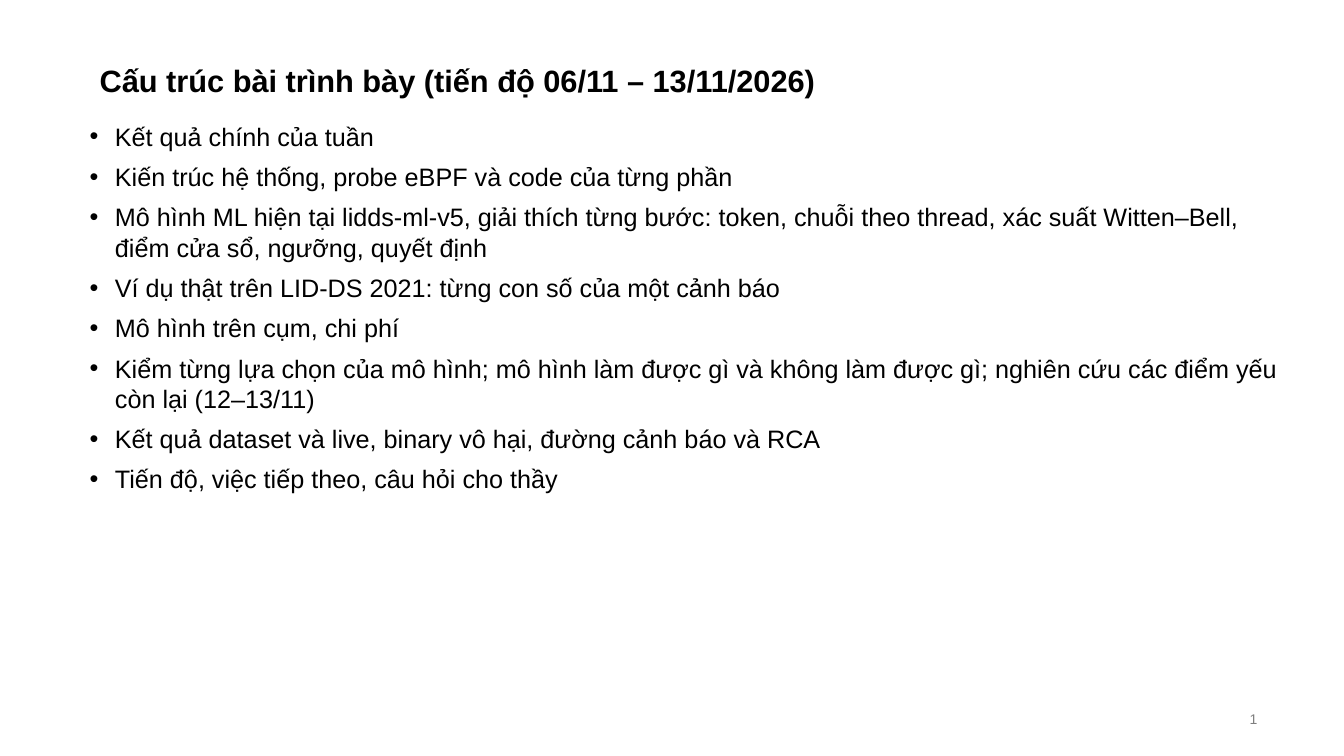
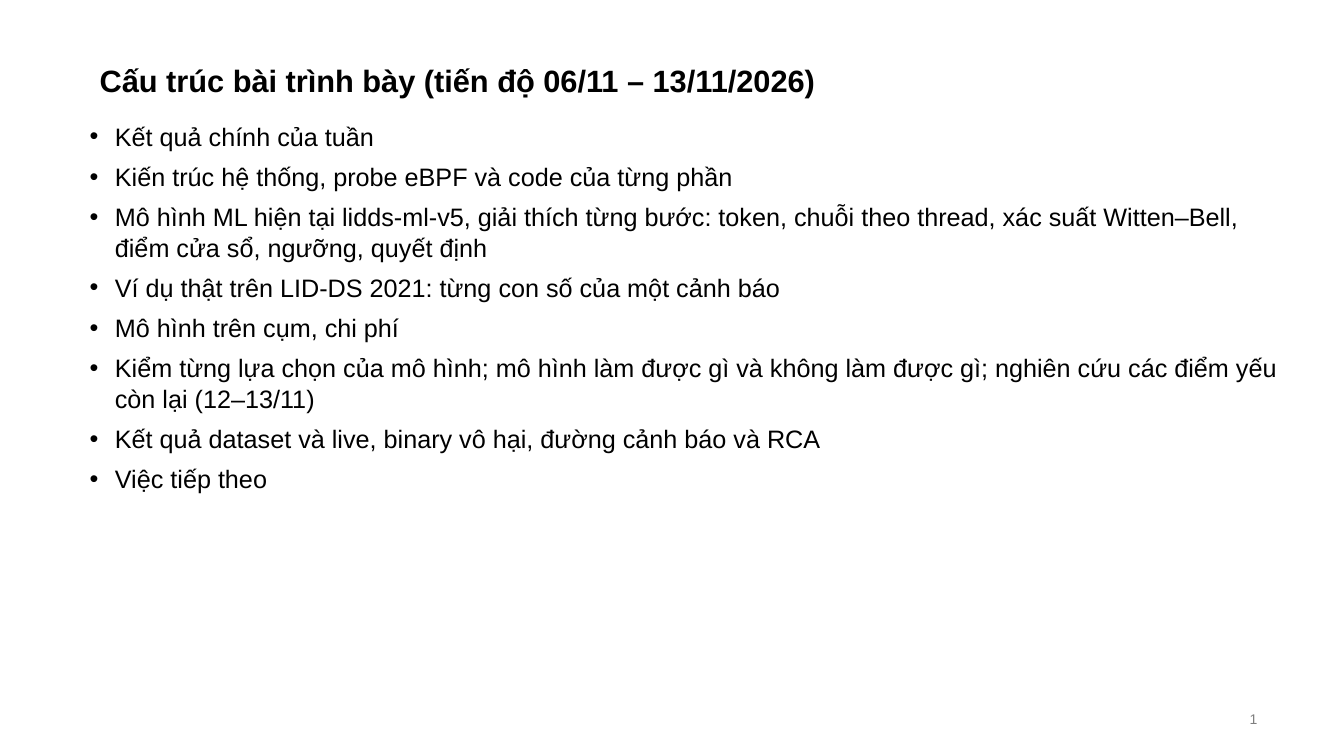
Before and after one commit to tndat-dev/eBPF-project, a slide deck: slide 1 of docs/Slide-runtime_security(13_11).pptx. Drawn at 1344x756 pixels with LibreOffice and Linux fonts; fonts in the diff are those of the drawing. Boxes give left, top, right and bottom in pixels: in the first picture for what was removed or moved away, otherwise in the second. Text is boxed around its words. In the diff, an @@ line names an element or a change of style, - is before the commit and + after.

```diff
--- a/docs/Slide-runtime_security(13_11).pptx
+++ b/docs/Slide-runtime_security(13_11).pptx
@@ text at (115,468,267,494): text changed @@
-• Tiến độ, việc tiếp theo, câu hỏi cho thầy
+• Việc tiếp theo
```
Also in this commit, not shown: 6 other slides changed, 2 slides removed, 7 other files.
